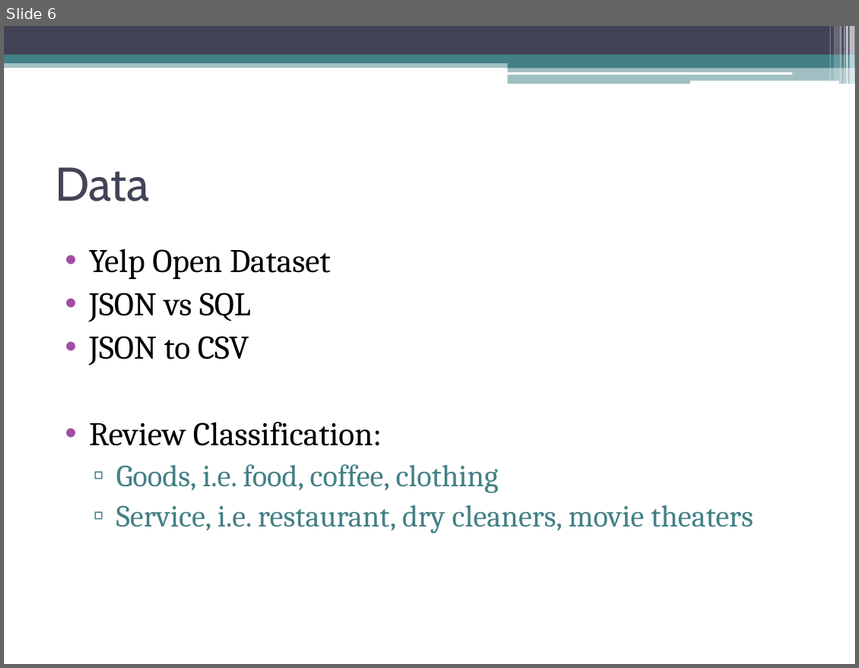
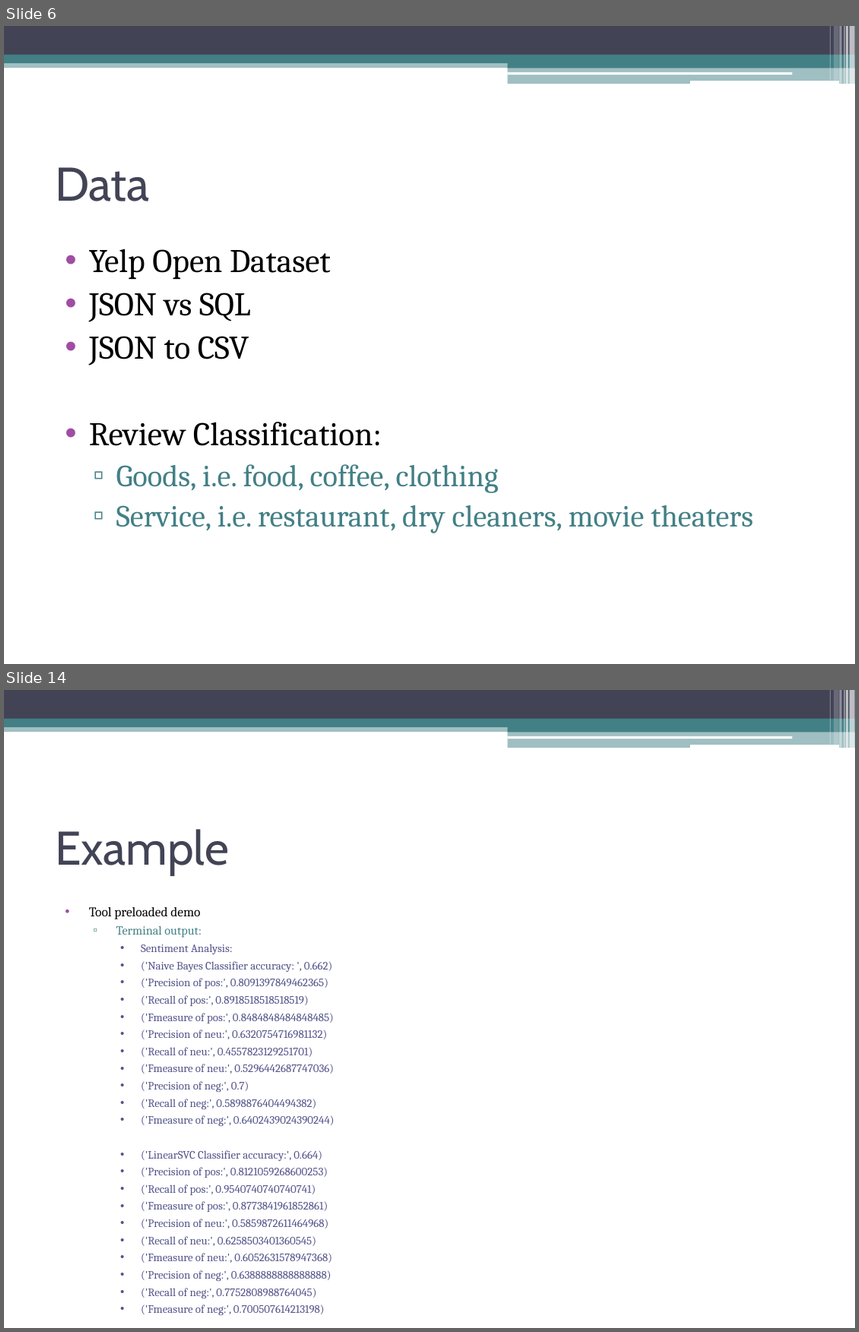
Before and after one commit to dheerajpatta/CS410-Project, a slide deck: Yelp.pptx. Shown one above the other, each under a label of ours: slide 6 before the commit, slides 6 and 14 after it; the slides between them are not shown. The pictures are 859x668 and 859x1332 pixels, drawn with LibreOffice and Linux fonts; fonts in the diff are those of the drawing. Boxes give left, top, right and bottom in pixels: in the first picture for what was removed or moved away, otherwise in the second. Text is boxed around its words. In the diff, an @@ line names an element or a change of style, - is before the commit and + after.

```diff
--- a/Yelp.pptx
+++ b/Yelp.pptx
@@ slide 14 added at bbox=[4, 690, 855, 1328], background #FFFFFF; not listed: 13 template elements that a slide beside it also shows @@
@@ title added at bbox=[55, 829, 229, 875], 40 pt, text #424456 @@
+Example
@@ text added at bbox=[89, 907, 335, 1299], 9.6 pt, text #53548A @@
+• Tool preloaded demo
+  ▫ Terminal output:
+    • Sentiment Analysis:
+    • ('Naive Bayes Classifier accuracy: ', 0.662)
+    • ('Precision of pos:', 0.8091397849462365)
+    • ('Recall of pos:', 0.8918518518518519)
+    • ('Fmeasure of pos:', 0.8484848484848485)
+    • ('Precision of neu:', 0.6320754716981132)
+    • ('Recall of neu:', 0.4557823129251701)
+    • ('Fmeasure of neu:', 0.5296442687747036)
+    • ('Precision of neg:', 0.7)
+    • ('Recall of neg:', 0.5898876404494382)
+    • ('Fmeasure of neg:', 0.6402439024390244)
+    • ('LinearSVC Classifier accuracy:', 0.664)
+    • ('Precision of pos:', 0.8121059268600253)
+    • ('Recall of pos:', 0.9540740740740741)
+    • ('Fmeasure of pos:', 0.8773841961852861)
+    • ('Precision of neu:', 0.5859872611464968)
+    • ('Recall of neu:', 0.6258503401360545)
+    • ('Fmeasure of neu:', 0.6052631578947368)
+    • ('Precision of neg:', 0.6388888888888888)
+    • ('Recall of neg:', 0.7752808988764045)
+    • ('Fmeasure of neg:', 0.700507614213198)
+    • yelp_classify.py::completed
```
Also in this commit, not shown: 2 slides changed, 7 other slides added, 16 other files.
